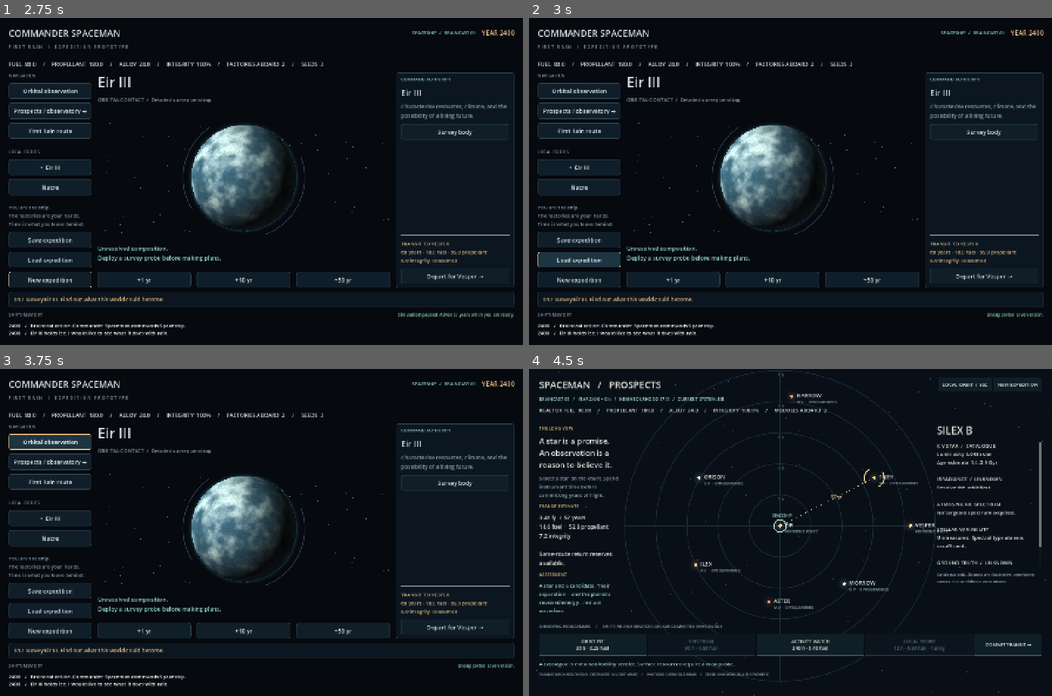
Above: before the commit, frames 1-4 (two rows, left to right).
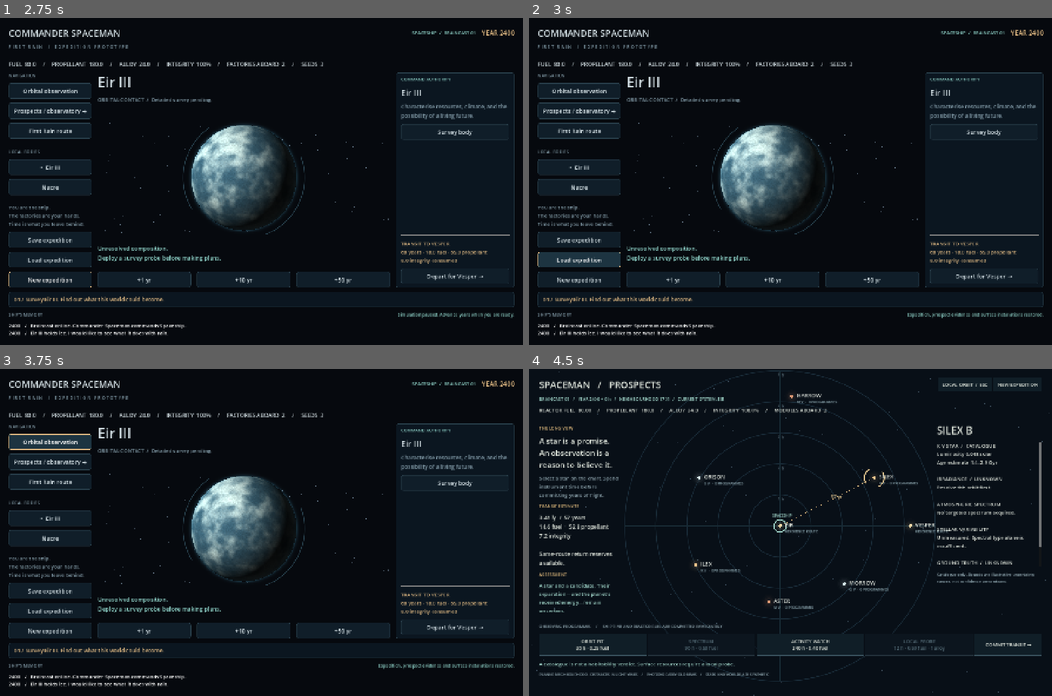
Above: after the commit, the same moments.

Repository: ulfur/spaceman
Game: Godot game, scene res://scenes/surface.tscn
Same seed, same stepped clock (60 frames per second), same inputs: the game is played once before the commit and once after it. This scene is started directly instead of the project's main scene.
Inputs:
- Up to frame 1 (2.75 s): click "New expedition" at 0.5 s; click "New expedition" at 1.25 s; click "OK" at 2 s
- Up to frame 2 (3 s): click "Load expedition" at 2.75 s
- Up to frame 3 (3.75 s): click "Orbital observation" at 3.5 s
- Up to frame 4 (4.5 s): click "Prospects / observatory →" at 4.25 s

Frame 1 is identical in both runs. In frame 2, 0.2% of the frame differs, in the area x 72-98%, y 90-92%; in frame 3, 0.2%; in frame 4, nothing differs.

Commit message:
Fix JSON save-version normalization and document Prospects

Diff:
--- a/scripts/session.gd
+++ b/scripts/session.gd
@@ -125,7 +125,11 @@
 	if parser.parse(contents) != OK or not parser.data is Dictionary:
 		return {"ok": false, "message": "Invalid save. Current expedition preserved."}
 	var candidate: Dictionary = parser.data
-	var version: Variant = candidate.get("version")
+	# JSON parses numbers as floats; Array membership distinguishes 3.0 from 3.
+	var raw_version: Variant = candidate.get("version")
+	if not (raw_version is float or raw_version is int) or not is_finite(float(raw_version)) or raw_version != floor(raw_version):
+		return {"ok": false, "message": "Unsupported save version."}
+	var version := int(raw_version)
 	if version not in [1, 2, 3]:
 		return {"ok": false, "message": "Unsupported save version."}
 	var orbital: Variant = candidate if version == 1 else candidate.get("expedition")
--- a/tests/test_prospects.gd
+++ b/tests/test_prospects.gd
@@ -71,7 +71,8 @@
 	check(not session.command("deploy", target + "_b").ok and not session.command("seed", target + "_b").ok, "Legacy climate shortcut cannot establish prospect habitability")
 	var saved: String = session.save_json()
 	var restored = Session.new()
-	check(restored.restore_json(saved).ok, "Version-three expedition restores in a generated system")
+	var restore_result: Dictionary = restored.restore_json(saved)
+	check(restore_result.ok, "Version-three expedition restores in a generated system: " + restore_result.message)
 	check(restored.prospects.state == catalogue.state, "Evidence and epochs survive save/load")
 	check(restored.prospects.worlds == catalogue.worlds, "Saved seed reconstructs identical worlds")
 	check(restored.sites.size() == 2 and restored.sites[target + "_b"].state.landed, "Both industrial sites persist")
@@ -91,7 +92,8 @@
 	legacy.command("deploy", "eir_iii")
 	legacy.advance(12)
 	var old_v2 := {"version": 2, "expedition": JSON.parse_string(legacy.save_json()), "sites": {}, "fractional_hours": 12, "surface_body": "eir_iii"}
-	check(restored.restore_json(JSON.stringify(old_v2)).ok, "First Foothold version-two save migrates")
+	var migration: Dictionary = restored.restore_json(JSON.stringify(old_v2))
+	check(migration.ok, "First Foothold version-two save migrates: " + migration.message)
 	check(restored.expedition.state.year == 2412 and restored.fractional_hours == 12 and restored.expedition.state.bodies.eir_iii.factory == "warming", "Migration preserves established progress")
 	check(restored.expedition.state.bodies.size() == 15, "Migration adds unobserved prospects without removing old bodies")
 	check(restored.restore_json(legacy.save_json()).ok, "Original version-one save migrates")
--- a/tests/test_surface.gd
+++ b/tests/test_surface.gd
@@ -138,12 +138,14 @@
 	check(not session.surface_command("survey", 0, 0).ok, "Remote command rejected")
 	var full_save: String = session.save_json()
 	var session_copy = Session.new()
-	check(session_copy.restore_json(full_save).ok, "Complete expedition plus site restored")
+	var restored_session: Dictionary = session_copy.restore_json(full_save)
+	check(restored_session.ok, "Complete expedition plus site restored: " + restored_session.message)
 	check(equivalent(JSON.parse_string(session_copy.save_json()), JSON.parse_string(full_save)), "Complete save roundtrip")
 	var before_bad_load: String = session_copy.save_json()
 	check(not session_copy.restore_json("{bad json").ok, "Malformed save rejected without engine error")
 	check(session_copy.save_json() == before_bad_load, "Malformed save is exactly atomic")
-	check(session_copy.restore_json(load("res://scripts/simulation.gd").new().save_json()).ok and session_copy.sites.is_empty(), "Original version-one expedition saves migrate")
+	var migrated: Dictionary = session_copy.restore_json(load("res://scripts/simulation.gd").new().save_json())
+	check(migrated.ok and session_copy.sites.is_empty(), "Original version-one expedition saves migrate: " + migrated.message)
 	check(session.command("travel").ok and session.surface_for("eir_iii") != null, "Return reacquires the same site")
 	check(session.surface_for("eir_iii").state.landed, "Module persists on return")
 	print("Surface and session: %d checks, %d failures" % [checks, failures])
Not shown, changed: .github/workflows/ci.yml
Not shown, changed: README.md
Not shown, added: docs/prospects.md
Not shown, changed: docs/roadmap.md
